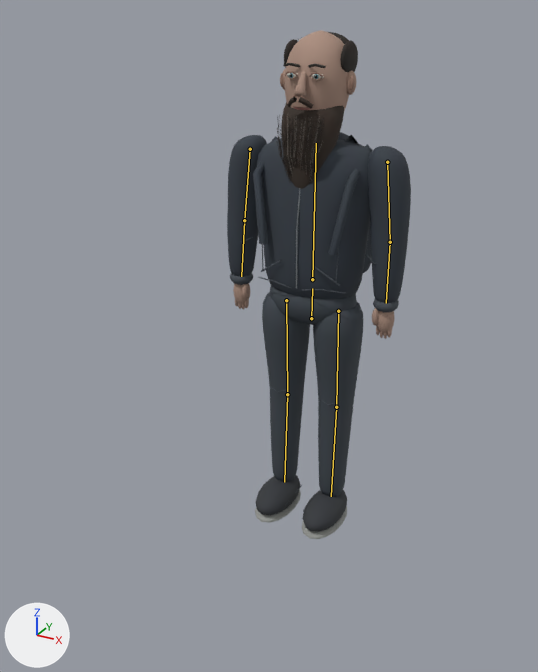
The glTF model gabriel-portfolio/public/models/gabriel-rigged.glb: old version first, new version second.
Rendered twice from a 50 mm lens placed at (1.082, -2.292, 1.889), pointed at (-0.031, -0.269, 0.877). Lighting does not change. The marker at lower left points along +X, +Y and +Z. The first picture is the older version. The bones that change, and the others that lie on the model, are drawn over the model as lines.

Objects in the first picture: 'Hoodie body'.
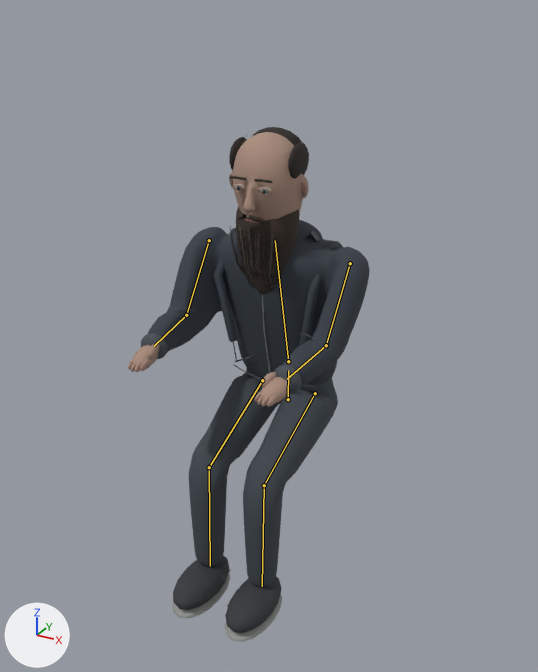
The newer file adds an action. The first version stands in its rest pose; the second is drawn at frame 22 of the action 'Type'.

The edits, one by one:
Bone 'hips' (bone_hips) moves from (0.0, 0.0, 0.0) to (0.0, -0.25, 0.18).
Bone 'spine' (bone_spine) turns from (0, 0, 0) to (13, 0, 0) degrees about its own x, y and z.
Bone 'arm-1' (bone_arm_1) turns from (0, 0, 0) to (-49, 0, 0) degrees about its own x, y and z.
Bone 'forearm-1' (bone_forearm_1) turns from (0, 0, 0) to (-42, 0, 0) degrees about its own x, y and z.
Bone 'arm1' (bone_arm1) turns from (0, 0, 0) to (-49, 0, 0) degrees about its own x, y and z.
Bone 'forearm1' (bone_forearm1) turns from (0, 0, 0) to (-42, 0, 0) degrees about its own x, y and z.
Bone 'thigh-1' (bone_thigh_1) turns from (0, 0, 0) to (-69, 0, 0) degrees about its own x, y and z.
Bone 'shin-1' (bone_shin_1) turns from (0, 0, 0) to (69, 0, 0) degrees about its own x, y and z.
Bone 'thigh1' (bone_thigh1) turns from (0, 0, 0) to (-69, 0, 0) degrees about its own x, y and z.
Bone 'shin1' (bone_shin1) turns from (0, 0, 0) to (69, 0, 0) degrees about its own x, y and z.

Where the change shows, as pixel boxes [x1, y1, x2, y2] in the pictures (538 x 672 px):
'Hoodie body', posed (31% wider)
    before: [227, 30, 411, 539]
    after: [128, 127, 369, 642]
bone 'hips', root to tip
    before: (311, 318) to (312, 288)
    after: (288, 399) to (288, 370)
bone 'spine', root to tip
    before: (312, 279) to (316, 143)
    after: (288, 361) to (275, 240)
bone 'arm-1', root to tip
    before: (250, 149) to (244, 220)
    after: (209, 240) to (186, 315)
bone 'forearm-1', root to tip
    before: (244, 220) to (241, 276)
    after: (186, 315) to (154, 346)
bone 'arm1', root to tip
    before: (387, 162) to (390, 242)
    after: (350, 263) to (326, 345)
bone 'forearm1', root to tip
    before: (390, 242) to (386, 303)
    after: (326, 345) to (287, 379)
bone 'thigh-1', root to tip
    before: (286, 300) to (287, 394)
    after: (262, 380) to (209, 467)
bone 'shin-1', root to tip
    before: (287, 394) to (284, 482)
    after: (209, 467) to (210, 566)
bone 'thigh1', root to tip
    before: (338, 311) to (336, 407)
    after: (315, 393) to (264, 485)
bone 'shin1', root to tip
    before: (336, 407) to (331, 496)
    after: (264, 485) to (262, 586)
